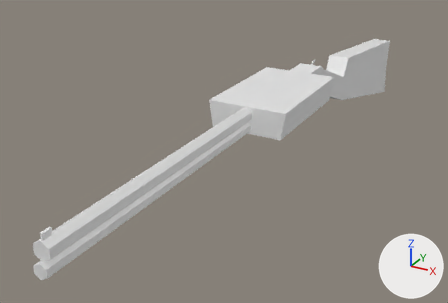
A saved change to the FBX model Assets/3D Art/Weapons/WingchesterRifle.fbx.
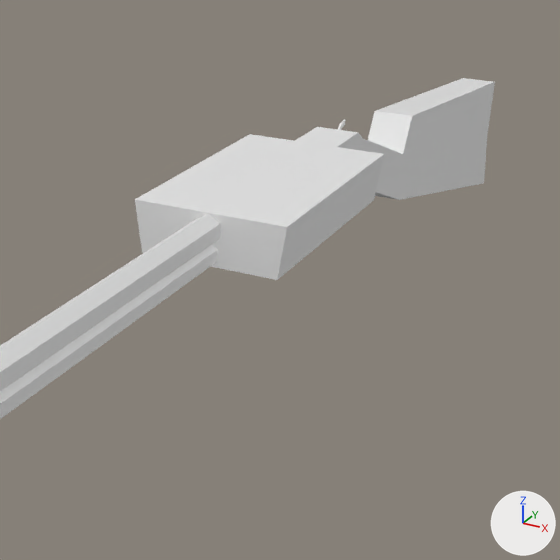
Each version is shown whole from a 50 mm lens placed at (0.393, -1.394, 0.388), pointed at (-0.088, -0.519, -0.05), then close up on the part from 32% to 94% of the width and 0% to 93% of the height. Every picture has the same lights, and +X, +Y and +Z are marked at lower right. The first two pictures are the older version.

Names of what the first close-up shows: 'Wingchester'.
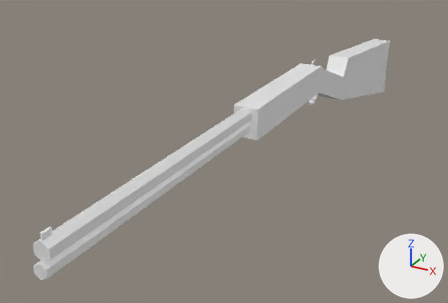
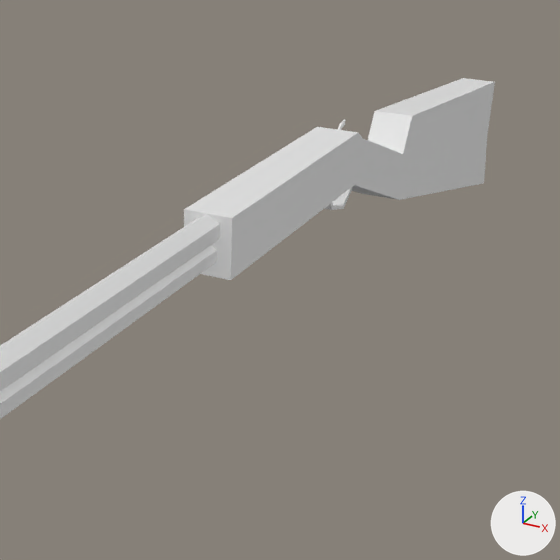
Commit message: Changed gun

Edits to the bpy script that builds the scene:
```text
Change me_cube_004:
    used by ob_wingchester; location = (0.0, 0.0, 0.0)
    verts and faces of me_cube_004; kept vertices keep their numbers, new ones are numbered from 112
    before: 32 (0.02, -0.403, 0.076) at pixel (336, 147), 33 (0.02, -0.403, 0.027), 34 (-0.02, -0.403, 0.027), 35 (-0.02, -0.403, 0.076) at pixel (294, 141)
    remove me_cube_004.from_pydata(...)  # 112 vertices, 94 faces; spans x -0.064..0.064, y -1.043..0.138, z -0.112..0.083
    add me_cube_004.from_pydata(...)  # 104 vertices, 88 faces; spans x -0.02..0.02, y -1.043..0.138, z -0.112..0.083
    me_cube_004 part 1: the loose piece of 8 vertices spanning x -0.064..0.064, y -0.61..-0.403, z 0.034..0.077 is deleted
    me_cube_004 part 2
    add for i in [*range(32, 36)]: verts[i] += (0.0, -0.209, 0.0)
```

Location of each change, (x1, y1, x2, y2) in pixels of the close-ups (560 x 560 px; the box of a moved part takes in the faces that stretch with it):
part 1 of me_cube_004, deleted
    before: (135, 134, 384, 280)
part 2 of me_cube_004, moved or reshaped
    before: (295, 127, 358, 150)
    after: (184, 127, 358, 280)
